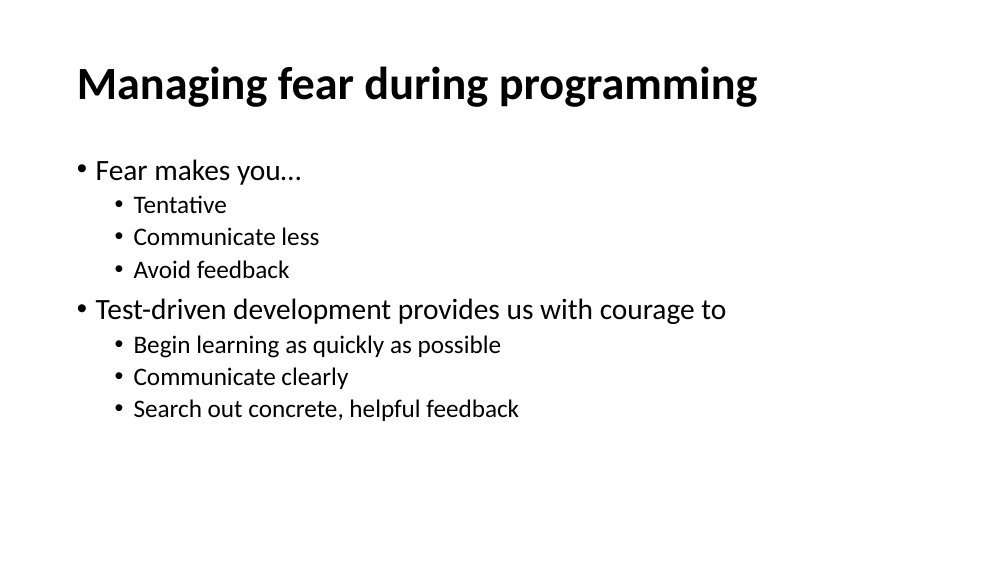
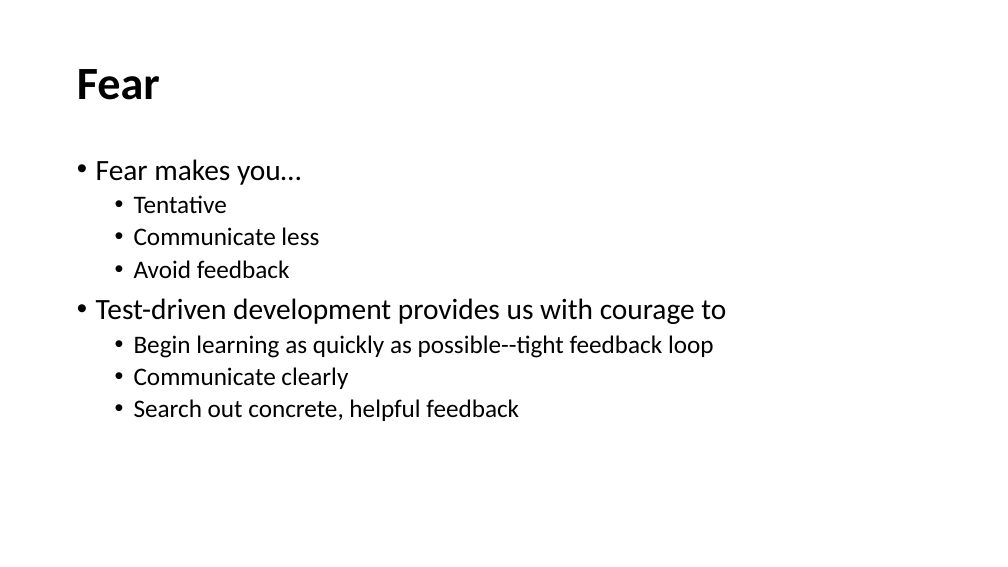
Before and after one commit to cebartling/test-driven, a slide deck: slide 3 of presentations/Introduction to Test-Driven Development.pptx (slide 12 before the commit). Drawn at 1008x567 pixels with LibreOffice and Linux fonts; fonts in the diff are those of the drawing. Boxes give left, top, right and bottom in pixels: in the first picture for what was removed or moved away, otherwise in the second. Text is boxed around its words. In the diff, an @@ line names an element or a change of style, - is before the commit and + after.

```diff
--- a/presentations/Introduction to Test-Driven Development.pptx
+++ b/presentations/Introduction to Test-Driven Development.pptx
@@ title at [77,69,160,100]: text changed @@
-Managing fear during programming
+Fear
@@ text at [134,335,714,358]: text changed @@
-  • Begin learning as quickly as possible
+  • Begin learning as quickly as possible--tight feedback loop
```
Also in this commit, not shown: 1 other slide changed, 1 other file.
